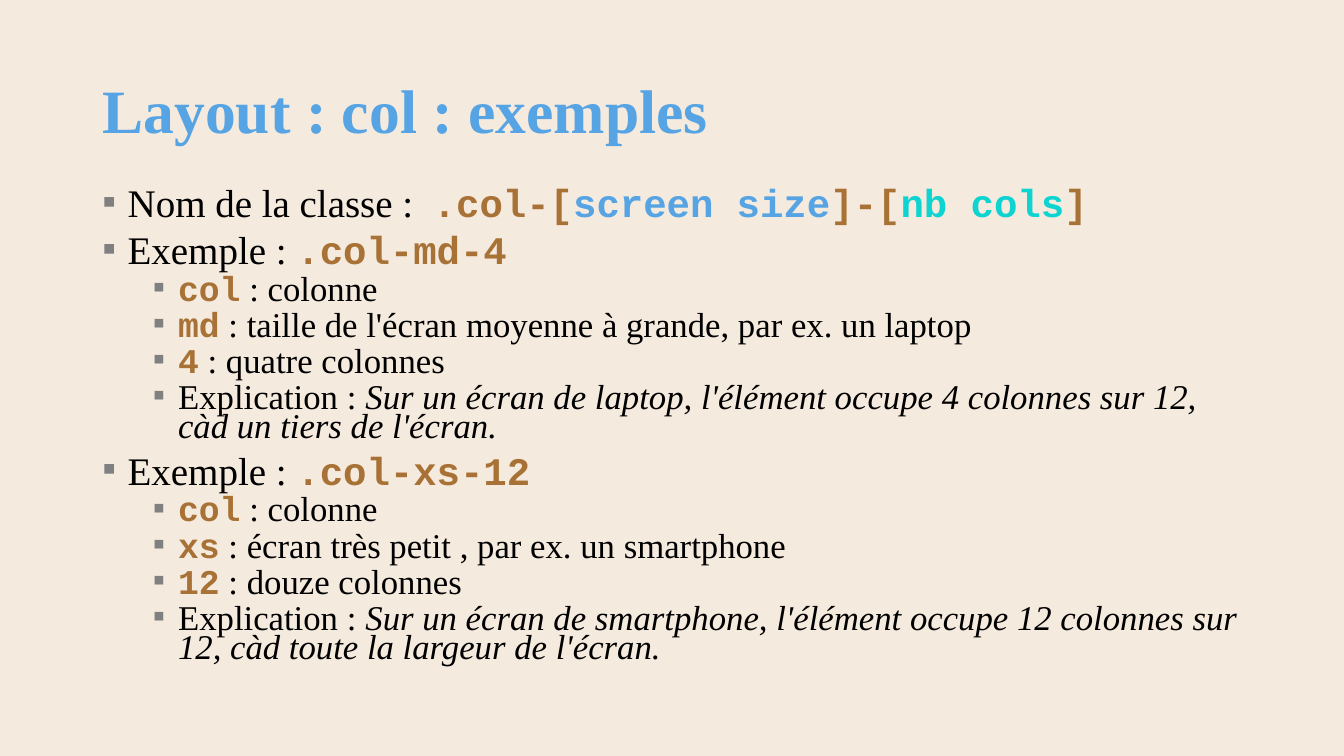
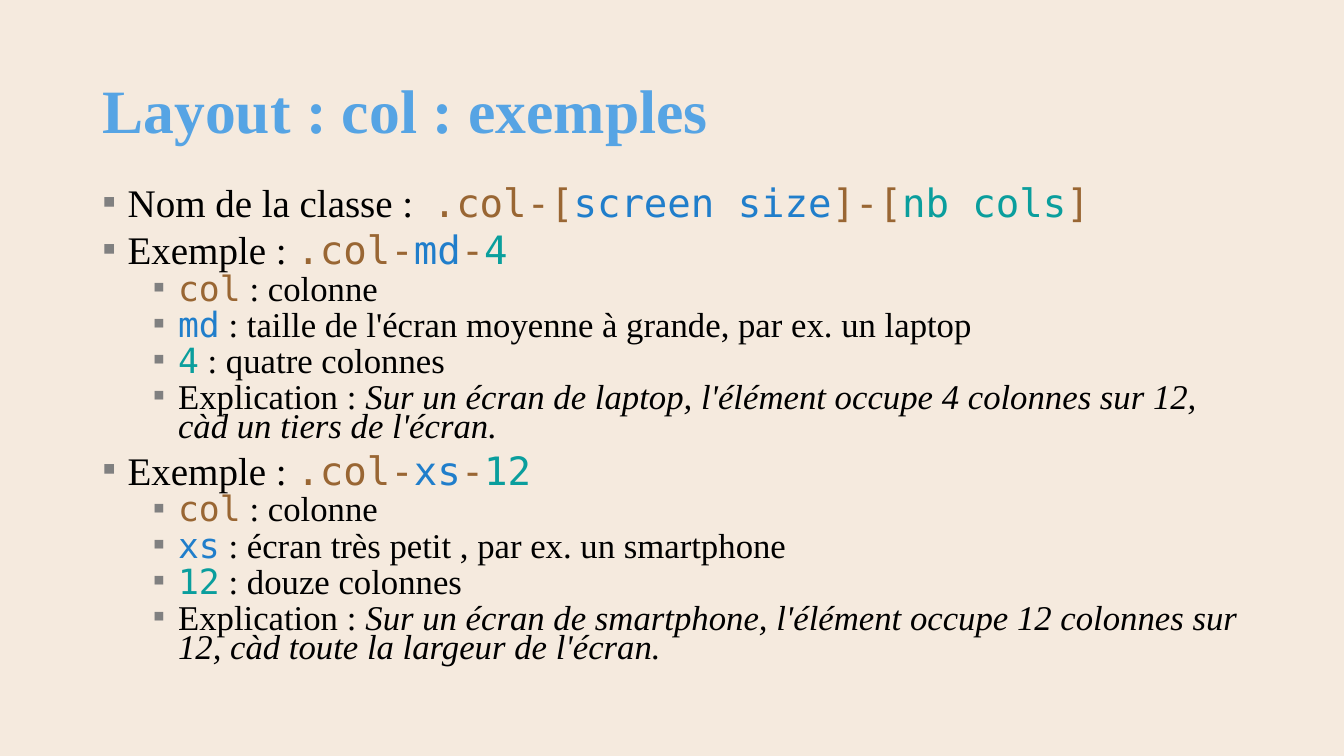
Before and after one commit to AlainWafflard/4IPW3, a slide deck: slide 21 of syllabus/15_mise_en_forme_bootstrap/syllabus_15_bootstrap.pptx. Drawn at 1344x756 pixels with LibreOffice and Linux fonts; fonts in the diff are those of the drawing; background and template pictures are left out. Boxes give left, top, right and bottom in pixels: in the first picture for what was removed or moved away, otherwise in the second. Text is boxed around its words. In the diff, an @@ line names an element or a change of style, - is before the commit and + after.

```diff
--- a/syllabus/15_mise_en_forme_bootstrap/syllabus_15_bootstrap.pptx
+++ b/syllabus/15_mise_en_forme_bootstrap/syllabus_15_bootstrap.pptx
@@ text at box(128, 187, 1089, 595): font Courier New to DejaVu Sans Mono, bold off in ".col-[screen size]-[nb cols]", ".col-md-4", "col", "md" and 5 more places; text colour #A87236 to #996633 in ".col-[screen size]-[nb cols]", ".col-md-4", "col", ".col-xs-12" and 1 more places; text colour #56A4E4 to #207ECB in ".col-[screen size]-[nb"; text colour #0DD3D1 to #0A9E9D in "size]-[nb cols]"; text colour #A87236 to #207ECB in ".col-md-4", "md", ".col-xs-12", "xs"; text colour #A87236 to #0A9F9D in ".col-md-4"; text colour #A87236 to #0A9E9D in "4", ".col-xs-12", "12" @@
```
Also in this commit, not shown: 19 other slides changed, 1 slide added, 15 other files.
